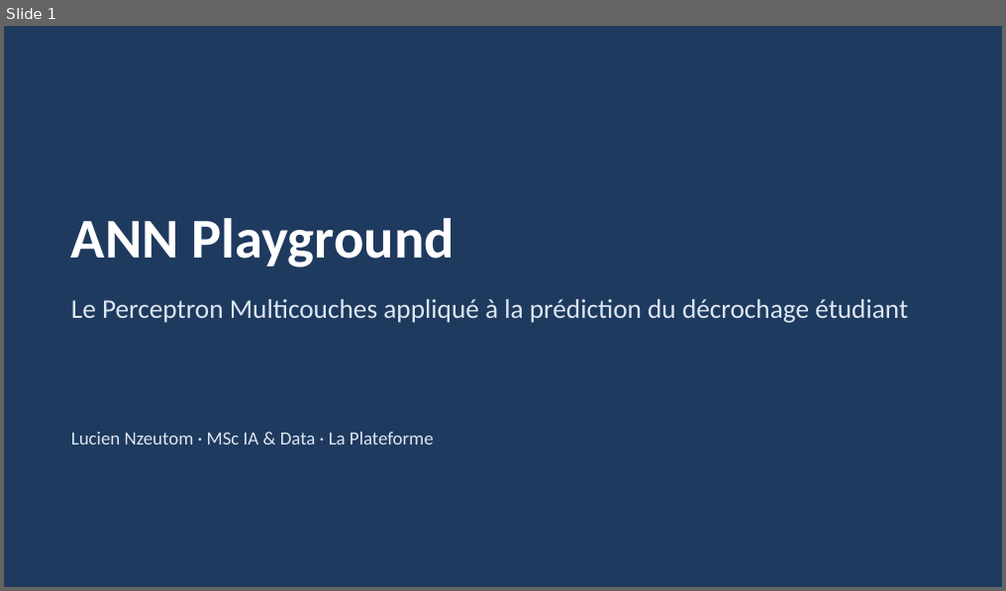
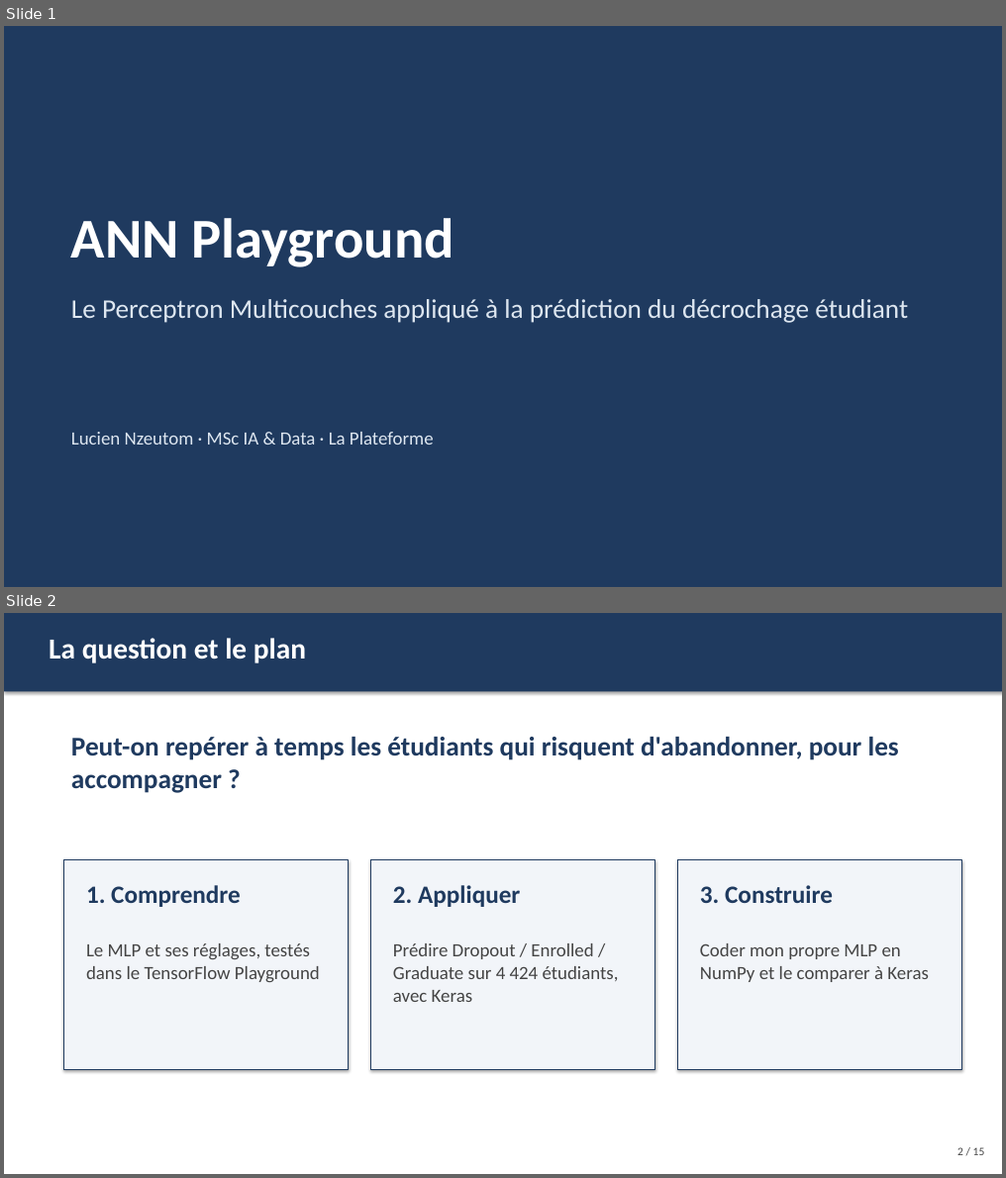
Before and after one commit to TheGoatLucien/ANN-playground, a slide deck: slides/ANN_playground_presentation.pptx. Shown one above the other, each under a label of ours: slide 1 before the commit, slides 1 and 2 after it. The pictures are 1006x591 and 1006x1178 pixels, drawn with LibreOffice and Linux fonts; fonts in the diff are those of the drawing. Boxes give left, top, right and bottom in pixels: in the first picture for what was removed or moved away, otherwise in the second. Text is boxed around its words. In the diff, an @@ line names an element or a change of style, - is before the commit and + after.

```diff
--- a/slides/ANN_playground_presentation.pptx
+++ b/slides/ANN_playground_presentation.pptx
@@ slide 2 added at (4, 613, 1002, 1174), background #FFFFFF @@
@@ rectangle added at (4, 613, 1002, 691), fill #1F3A5F @@
@@ text added at (49, 638, 306, 663), 28 pt, text #FFFFFF, bold @@
+La question et le plan
@@ text added at (71, 737, 899, 793), 26 pt, text #1F3A5F, bold @@
+Peut-on repérer à temps les étudiants qui risquent d'abandonner, pour les accompagner ?
@@ rectangle added at (63, 861, 349, 1069), fill #F2F5F9, outline #1F3A5F 0.75 pt @@
@@ rectangle added at (371, 861, 655, 1069), fill #F2F5F9, outline #1F3A5F 0.75 pt @@
@@ rectangle added at (678, 861, 962, 1069), fill #F2F5F9, outline #1F3A5F 0.75 pt @@
@@ text added at (86, 885, 241, 907), 24 pt, text #1F3A5F, bold @@
+1. Comprendre
@@ text added at (393, 885, 520, 907), 24 pt, text #1F3A5F, bold @@
+2. Appliquer
@@ text added at (700, 885, 833, 903), 24 pt, text #1F3A5F, bold @@
+3. Construire
@@ text added at (86, 944, 320, 982), 18 pt, text #444444 @@
+Le MLP et ses réglages, testés dans le TensorFlow Playground
@@ text added at (393, 944, 619, 1002), 18 pt, text #444444 @@
+Prédire Dropout / Enrolled / Graduate sur 4 424 étudiants, avec Keras
@@ text added at (700, 944, 929, 982), 18 pt, text #444444 @@
+Coder mon propre MLP en NumPy et le comparer à Keras
@@ text added at (957, 1148, 985, 1156), 11 pt, text #444444 @@
+2 / 15
```
Also in this commit, not shown: 11 slides changed, 2 other slides added, 4 slides removed.
